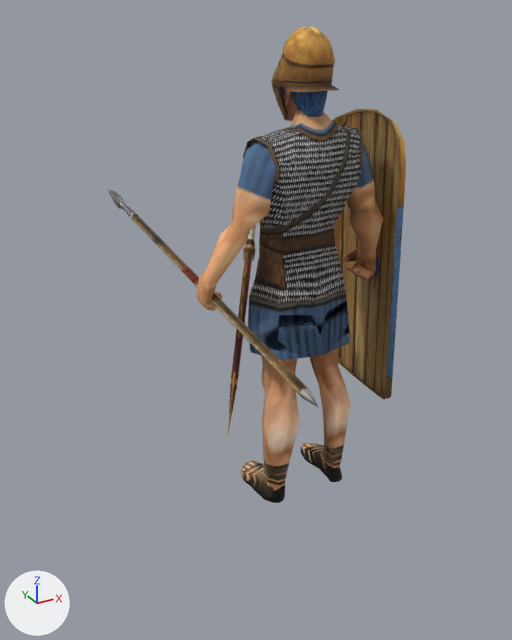
Two versions of the glTF model assets/models/units/rome_spearman.glb, one commit apart.
Rendered twice from a 50 mm lens placed at (-1.41, -2.54, 1.85), pointed at (0.0, 0.03, 0.57). Every picture has the same lights, and +X, +Y and +Z are marked at lower left. The older version comes first. Where no turn or scale is listed for an object, it has been applied to the vertices. Vertices at exactly the same position are counted once.

Names of what the first picture shows: 'rome_spearman_part0', 'rome_spearman_part1', 'rome_spearman_part2', 'rome_spearman_part3', 'rome_spearman_part4', 'rome_spearman_part5', 'rome_spearman_part6', 'rome_spearman_part8', 'rome_spearman_part9'.
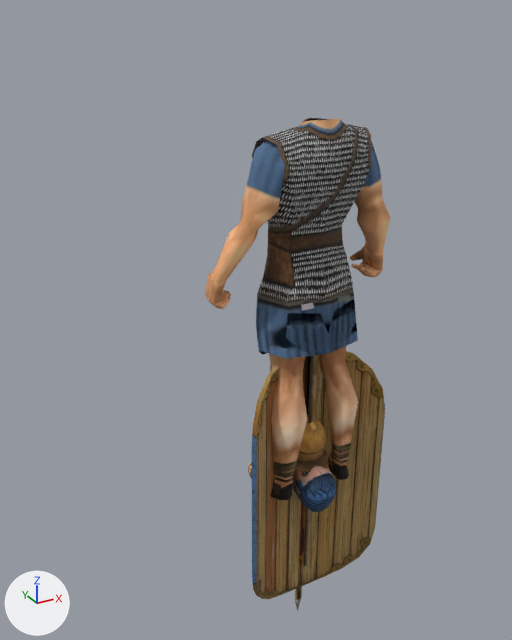
The change, as a list of edits to the scene's bpy script:
```text
Change me_rome_spearman_part0:
    remove me_rome_spearman_part0.from_pydata(...)  # 469 vertices, 896 faces; spans x -0.39..0.39, y -0.16..0.18, z 0.0..1.57
    add me_rome_spearman_part0.from_pydata(...)  # 469 vertices, 896 faces; spans x -0.39..0.39, y -0.16..0.18, z 0.0..1.51
    me_rome_spearman_part0 part 1: 23 of 469 vertices moved; they spanned x -0.05..0.05, y -0.06..0.03, z 1.51..1.57 and now span x -0.05..0.05, y -0.06..0.02, z 0.0..1.5; mean shift (0.0, -0.01, -0.75); largest move (0.0, -0.01, 1.57) -> (0.0, -0.03, 0.0)
Change me_rome_spearman_part1:
    remove me_rome_spearman_part1.from_pydata(...)  # 90 vertices, 166 faces; spans x -0.077..0.077, y -0.093..0.124, z 1.487..1.739
    add me_rome_spearman_part1.from_pydata(...)  # 90 vertices, 166 faces; spans x -0.077..0.077, y -0.203..0.043, z -0.099..0.13
    me_rome_spearman_part1 part 2: the whole mesh is turned 98.2 degrees about the x axis through its middle, then moved by (0.0, -0.095, -1.597)
Change me_rome_spearman_part2:
    remove me_rome_spearman_part2.from_pydata(...)  # 238 vertices, 360 faces; spans x -0.336..-0.11, y -0.036..0.2, z 0.326..1.003
    add me_rome_spearman_part2.from_pydata(...)  # 238 vertices, 360 faces; spans x -0.012..0.012, y -0.08..0.077, z -0.661..0.061
    me_rome_spearman_part2 part 3: the whole mesh is multiplied about its middle by the matrix ((0.821, -0.565, -0.083), (0.496, 0.777, -0.387), (0.283, 0.277, 0.918)), then moved by (0.221, -0.065, -0.949)
Change me_rome_spearman_part3:
    remove me_rome_spearman_part3.from_pydata(...)  # 30 vertices, 56 faces; spans x -0.259..-0.05, y 0.039..0.243, z 0.575..1.194
    add me_rome_spearman_part3.from_pydata(...)  # 30 vertices, 56 faces; spans x -0.037..0.037, y -0.037..0.037, z -0.389..0.285
    me_rome_spearman_part3 part 4: the whole mesh is multiplied about its middle by the matrix ((0.821, -0.565, -0.083), (0.496, 0.777, -0.387), (0.283, 0.277, 0.918)), then moved by (0.157, -0.129, -0.932)
Change me_rome_spearman_part6:
    remove me_rome_spearman_part6.from_pydata(...)  # 93 vertices, 140 faces; spans x 0.232..0.462, y -0.271..0.416, z 0.29..1.497
    add me_rome_spearman_part6.from_pydata(...)  # 93 vertices, 140 faces; spans x -0.321..0.321, y -0.148..0.04, z -0.607..0.607
    me_rome_spearman_part6 part 5: the whole mesh is multiplied about its middle by the matrix ((0.002, -0.997, -0.075), (0.996, -0.005, 0.089), (-0.089, -0.075, 0.993)), then moved by (-0.348, -0.133, -0.889)
Change me_rome_spearman_part8:
    remove me_rome_spearman_part8.from_pydata(...)  # 59 vertices, 94 faces; spans x 0.231..0.444, y -0.258..0.403, z 0.273..1.512
    add me_rome_spearman_part8.from_pydata(...)  # 59 vertices, 94 faces; spans x -0.308..0.308, y -0.15..0.02, z -0.623..0.623
    me_rome_spearman_part8 part 6: the whole mesh is multiplied about its middle by the matrix ((0.002, -0.997, -0.075), (0.996, -0.005, 0.089), (-0.089, -0.075, 0.993)), then moved by (-0.338, -0.143, -0.888)
Change me_rome_spearman_part9:
    remove me_rome_spearman_part9.from_pydata(...)  # 211 vertices, 366 faces; spans x -0.104..0.104, y -0.134..0.157, z 1.48..1.8
    add me_rome_spearman_part9.from_pydata(...)  # 211 vertices, 366 faces; spans x -0.104..0.104, y -0.123..0.163, z 0.004..0.307
    me_rome_spearman_part9 part 7: the whole mesh is turned 8.2 degrees about the x axis through its middle, then moved by (0.0, 0.005, -1.491)
Change ob_rome_spearman_part0:
    ob_rome_spearman_part0.location: (-0.035, -0.389, 0.0) -> (0.001, -0.389, 0.0)
Change ob_rome_spearman_part1:
    ob_rome_spearman_part1.location: (-0.035, -0.389, 0.0) -> (0.001, -0.389, 0.0)
Change ob_rome_spearman_part2:
    ob_rome_spearman_part2.location: (-0.035, -0.389, 0.0) -> (0.001, -0.389, 0.0)
Change ob_rome_spearman_part3:
    ob_rome_spearman_part3.location: (-0.035, -0.389, 0.0) -> (0.001, -0.389, 0.0)
Remove ob_rome_spearman_part4:
    ob_rome_spearman_part4 = bpy.data.objects.new('rome_spearman_part4', me_rome_spearman_part4)
Remove ob_rome_spearman_part5:
    ob_rome_spearman_part5 = bpy.data.objects.new('rome_spearman_part5', me_rome_spearman_part5)
Change ob_rome_spearman_part6:
    ob_rome_spearman_part6.location: (-0.035, -0.389, 0.0) -> (0.001, -0.389, 0.0)
Change ob_rome_spearman_part8:
    ob_rome_spearman_part8.location: (-0.035, -0.389, 0.0) -> (0.001, -0.389, 0.0)
Change ob_rome_spearman_part9:
    ob_rome_spearman_part9.location: (-0.035, -0.389, 0.0) -> (0.001, -0.389, 0.0)
Add ob_tool_gatherrock:
    ob_tool_gatherrock = bpy.data.objects.new('tool_GatherRock', me_rome_spearman_part13)  # 56 vertices, 104 faces; spans x -0.206..0.199, y -0.024..0.027, z -0.122..0.694; in mat_mat3 (picture img_tex3)
    ob_tool_gatherrock.location = (0.001, -0.389, 0.0)
Add ob_tool_gathergrain:
    ob_tool_gathergrain = bpy.data.objects.new('tool_GatherGrain', me_rome_spearman_part11)  # 17 vertices, 20 faces; spans x -0.106..0.112, y -0.131..0.147, z -0.461..0.863; in mat_mat3 (picture img_tex3)
    ob_tool_gathergrain.location = (0.001, -0.389, 0.0)
Add ob_tool_weapon:
    ob_tool_weapon = bpy.data.objects.new('tool_Weapon', me_rome_spearman_part4_1)  # 16 vertices, 28 faces; spans x -0.02..0.01, y -0.02..0.02, z -0.79..0.92; in mat_mat3 (picture img_tex3)
    ob_tool_weapon.location = (0.001, -0.389, 0.0)
```

Where the change shows, as pixel boxes (x1, y1, x2, y2) in the pictures (512 x 640 px; the box of a moved part takes in the faces that stretch with it):
'rome_spearman_part0', reshaped, moved
    before: (196, 110, 383, 503)
    after: (205, 118, 391, 500)
'rome_spearman_part8', reshaped, moved
    before: (332, 109, 401, 399)
    after: (256, 351, 385, 599)
'rome_spearman_part9', moved, turned
    before: (271, 27, 339, 122)
    after: (295, 418, 328, 472)
'rome_spearman_part6', reshaped, moved
    before: (374, 120, 406, 398)
    after: (252, 351, 385, 597)
'rome_spearman_part1', moved, turned
    before: (279, 86, 328, 121)
    after: (293, 466, 336, 512)
'rome_spearman_part4', deleted
    before: (132, 215, 319, 408)
'rome_spearman_part2', reshaped, moved
    before: (228, 252, 252, 434)
    after: (299, 502, 305, 571)
'tool_GatherGrain', added
    after: (301, 294, 351, 567)
'rome_spearman_part5', deleted
    before: (107, 189, 138, 221)
'rome_spearman_part3', reshaped, moved (not visible afterwards)
    before: (243, 225, 256, 261)
'tool_Weapon', added
    after: (295, 586, 302, 611)
'tool_GatherRock', added (mostly hidden)
    after: (259, 350, 266, 355)
part 1 of me_rome_spearman_part0, moved or reshaped
    before: (290, 110, 330, 127)
    after: (299, 118, 329, 418)
